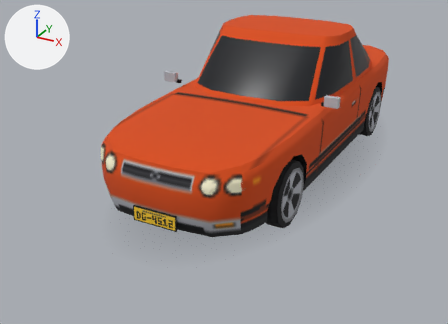
A saved change to the glTF model modelos/dengo.glb.
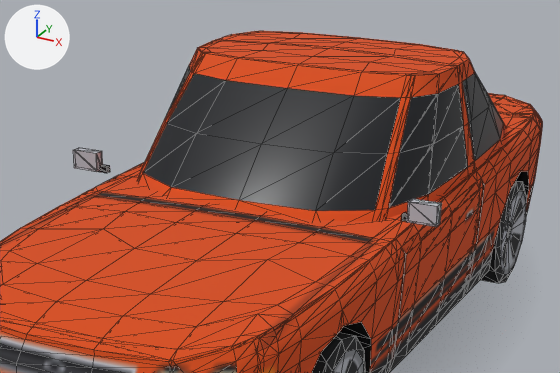
There are two pictures of each version: one whole from a 50 mm camera at (2.52, -5.51, 2.61) aimed at (-0.28, -0.43, 0.07), one close up on the part from 29% to 89% of the width and 0% to 55% of the height. Every picture has the same lights, and +X, +Y and +Z are marked at upper left. The first two pictures are the older version. The close-ups show mesh edges as thin lines. Where no turn or scale is listed for an object, it has been applied to the vertices. Vertices at exactly the same position are counted once.

The older version as bpy lines, for what is in view:
```python
me_carroceria_001 = bpy.data.meshes.new('Carroceria.001')
me_carroceria_001.from_pydata(...)  # 860 vertices, 1550 faces; spans x -0.8..0.8, y -2.06..2.19, z 0.17..1.35
# faces by material slot: [1310, 48, 140, 20, 28, 4]
me_carroceria_001.materials.append(mat_carroceria)  # picture img_dengo_carroceria
me_carroceria_001.materials.append(mat_vidro)  # black #050913
me_carroceria_001.materials.append(mat_caixa)  # black #101013
me_carroceria_001.materials.append(mat_preto)  # black #101013
me_carroceria_001.materials.append(mat_cromo)  # light grey #b9bcc3
me_carroceria_001.materials.append(mat_placa)  # picture img_dengo_placa
me_interior = bpy.data.meshes.new('Interior')
me_interior.from_pydata(...)  # a box spanning x -0.6..0.6, y -1.69..-0.72, z 0.39..0.7; a box spanning x -0.7..0.7, y -0.62..0.79, z 0.29..0.76; a box spanning x -0.53..0.53, y 0.18..0.63, z 0.74..1.2
me_interior.materials.append(mat_caixa)  # black #101013
me_porta_e_malha = bpy.data.meshes.new('Porta_E_malha')
me_porta_e_malha.from_pydata(...)  # 152 vertices, 208 faces; spans x 0.533..0.905, y -0.58..0.5, z 0.24..1.335
# faces by material slot: [68, 12, 104, 12, 12]
me_porta_e_malha.materials.append(mat_carroceria)  # picture img_dengo_carroceria
me_porta_e_malha.materials.append(mat_vidro)  # black #050913
me_porta_e_malha.materials.append(mat_caixa)  # black #101013
me_porta_e_malha.materials.append(mat_preto)  # black #101013
me_porta_e_malha.materials.append(mat_cromo)  # light grey #b9bcc3
ob_carroceria = bpy.data.objects.new('Carroceria', me_carroceria_001)
ob_carroceria.location = (0.0, 0.0, 0.0)
ob_interior = bpy.data.objects.new('Interior', me_interior)
ob_interior.location = (0.0, 0.0, 0.0)
ob_porta_e_malha = bpy.data.objects.new('Porta_E_malha', me_porta_e_malha)
ob_porta_e_malha.location = (0.0, 0.0, 0.0)
# also in view: 'Tampa_malha' at (0.0, 1.83, 0.81); 'Capo_malha' at (0.0, -1.32, 0.75); 'Roda_DE' at (0.71, -1.2, 0.29); 'Roda_TE' at (0.7, 1.2, 0.29); 'Porta_D_malha' at (-0.72, -0.04, 0.79)
```
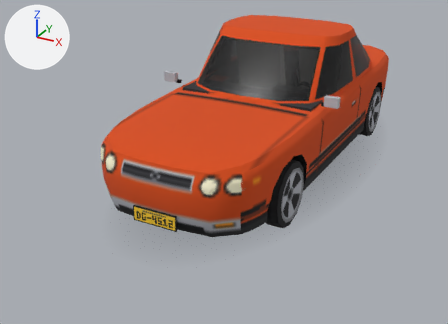
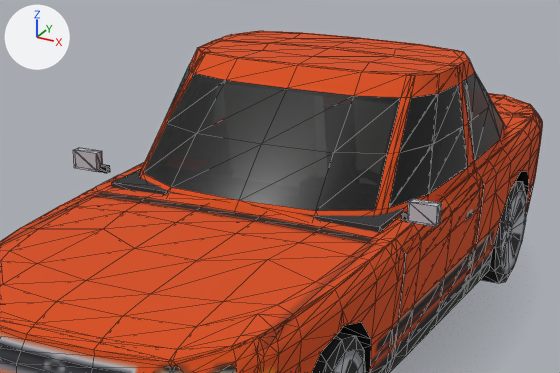
The change, as a list of edits to the scene's bpy script:
```text
Add mat_banco:
    mat_banco = principled_material('Banco')
    mat_banco.base_color = (0.893, 0.873, 0.813)  # white #f3f0e9
    mat_banco.roughness = 1.0
Add mat_forro:
    mat_forro = principled_material('Forro')
    mat_forro.base_color = (0.029, 0.029, 0.0323)  # dark grey #303032
    mat_forro.roughness = 1.0
Change me_carroceria_001:
    used by ob_carroceria; location = (0.0, 0.0, 0.0)
    remove me_carroceria_001.from_pydata(...)  # 860 vertices, 1550 faces; spans x -0.8..0.8, y -2.06..2.19, z 0.17..1.35
    add me_carroceria_001.from_pydata(...)  # 842 vertices, 1490 faces; spans x -0.8..0.8, y -2.06..2.19, z 0.17..1.35
    me_carroceria_001 part 1
    18 vertices are removed from x -0.67..0.67, y 0.03..0.93, z 0.82..0.84
    60 faces are deleted
Change me_interior:
    used by ob_interior; location = (0.0, 0.0, 0.0)
    remove me_interior.from_pydata(...)  # 24 vertices, 36 faces; spans x -0.7..0.7, y -1.69..0.79, z 0.29..1.2
    remove me_interior.materials.append(mat_caixa)  # black #101013
    add me_interior.from_pydata(...)  # 242 vertices, 352 faces; spans x -0.74..0.74, y -1.69..1.97, z 0.26..1.28
    me_interior part 2: a new loose piece, a box spanning x -0.67..0.67, y -0.56..-0.2, z 0.56..0.83, in mat_forro (dark grey #303032)
    other edits to the shape of me_interior do not show in these pictures
    add me_interior.materials.append(mat_forro)  # dark grey #303032
    add me_interior.materials.append(mat_banco)  # white #f3f0e9
```

Where the change shows, as pixel boxes [x1, y1, x2, y2] in the close-ups (560 x 373 px):
'Interior', reshaped (not visible before): after [112, 168, 405, 233]
part 1 of me_carroceria_001, deleted (mostly hidden): before [204, 203, 265, 216]
